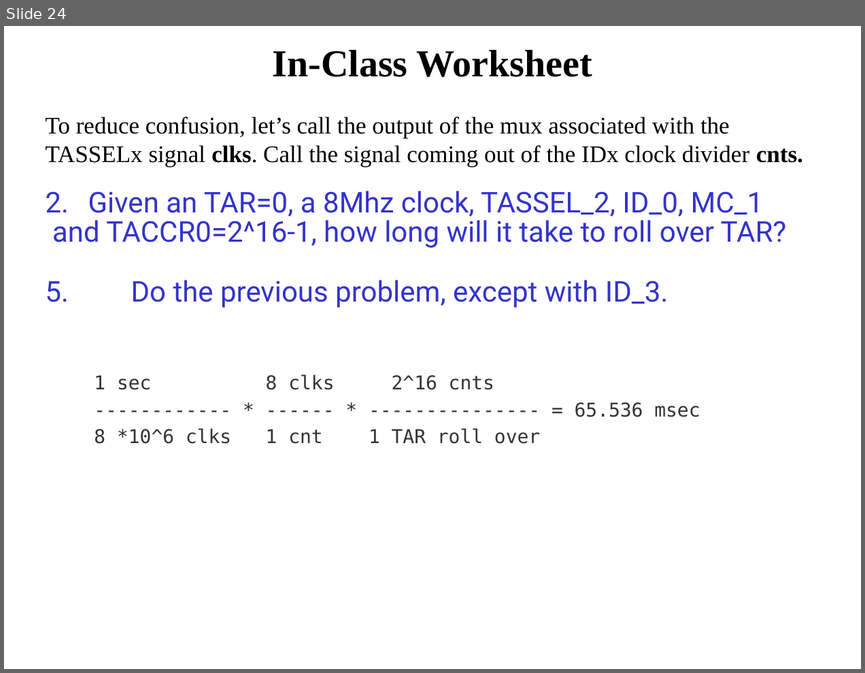
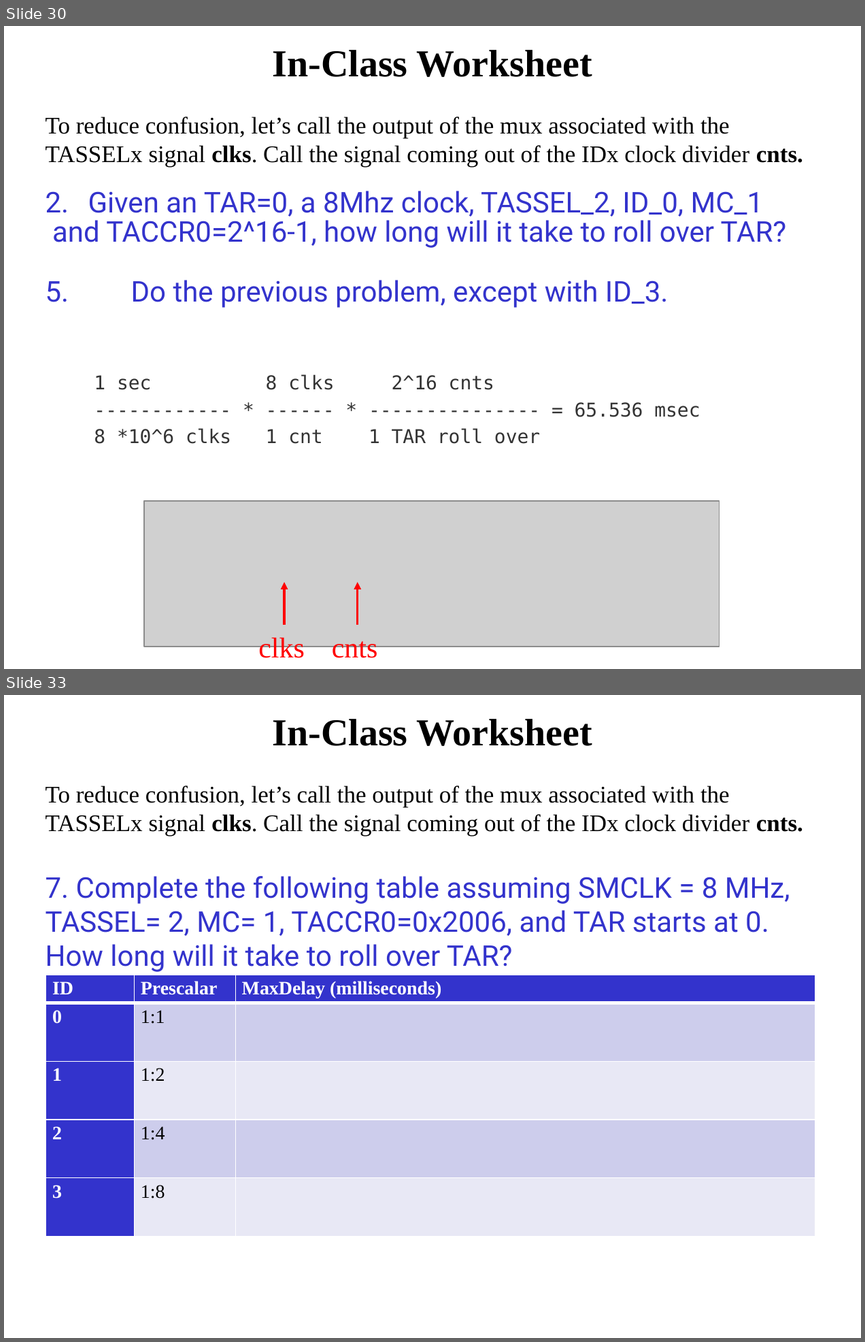
Before and after one commit to pw4rn3r/ECE382, a slide deck: notes/L25/Lsn25.pptx. Shown one above the other, each under a label of ours: slide 24 before the commit, slides 30 and 33 after it; the slides between them are not shown. The pictures are 865x673 and 865x1342 pixels, drawn with LibreOffice and Linux fonts; fonts in the diff are those of the drawing; grey boxes stand for pictures. Boxes give left, top, right and bottom in pixels: in the first picture for what was removed or moved away, otherwise in the second. Text is boxed around its words. In the diff, an @@ line names an element or a change of style, - is before the commit and + after.

```diff
--- a/notes/L25/Lsn25.pptx
+++ b/notes/L25/Lsn25.pptx
@@ slide 33 added at <box>4,695,861,1338</box>, background #FFFFFF @@
@@ title added at <box>273,719,592,746</box>, 32 pt, text #000000, bold @@
+In-Class Worksheet
@@ text added at <box>45,785,803,972</box>, 20 pt, text #000000 @@
+To reduce confusion, let’s call the output of the mux associated with the TASSELx signal clks. Call the signal coming out of the IDx clock divider cnts.
+7. Complete the following table assuming SMCLK = 8 MHz, TASSEL= 2, MC= 1, TACCR0=0x2006, and TAR starts at 0. How long will it take to roll over TAR?
@@ table added at <box>46,974,815,1236</box>, 5 rows, 3 columns @@
+ID | Prescalar | MaxDelay (milliseconds)
+0 | 1:1 | 
+1 | 1:2 | 
+2 | 1:4 | 
+3 | 1:8 | 
@@ what was slide 24 is now slide 30 @@
@@ slide 30 changed as well @@
@@ picture added at <box>145,501,719,646</box> @@
@@ arrow added from (284, 625) to (284, 582), #FF0000 2 pt @@
@@ arrow added from (357, 625) to (357, 582), #FF0000 2 pt @@
@@ text added at <box>258,635,305,663</box>, 24 pt, text #FF0000 @@
+clks
@@ text added at <box>332,635,378,663</box>, 24 pt, text #FF0000 @@
+cnts
```
Also in this commit, not shown: 19 other slides changed, 15 other slides added, 4 slides removed.
